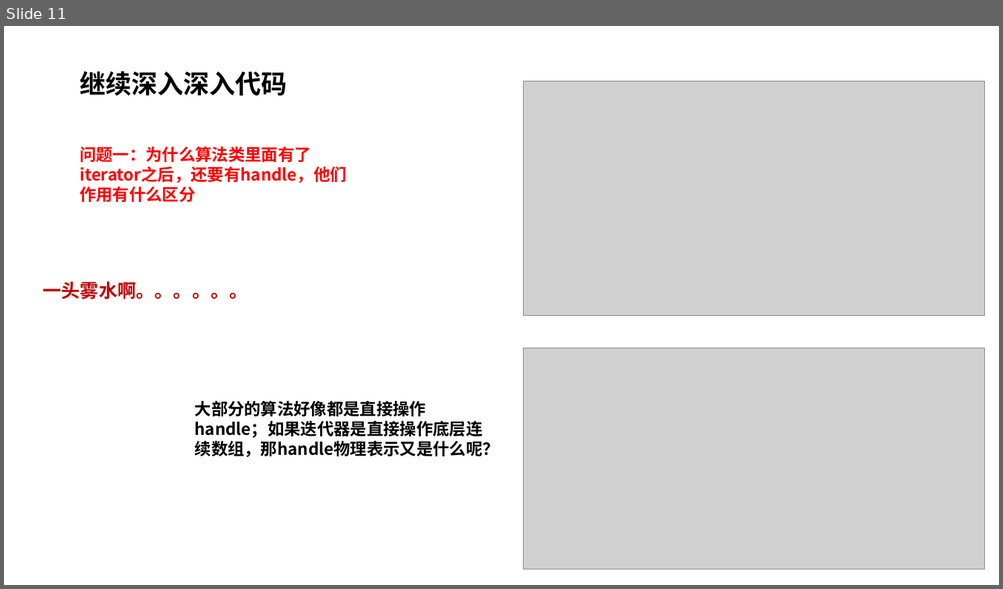
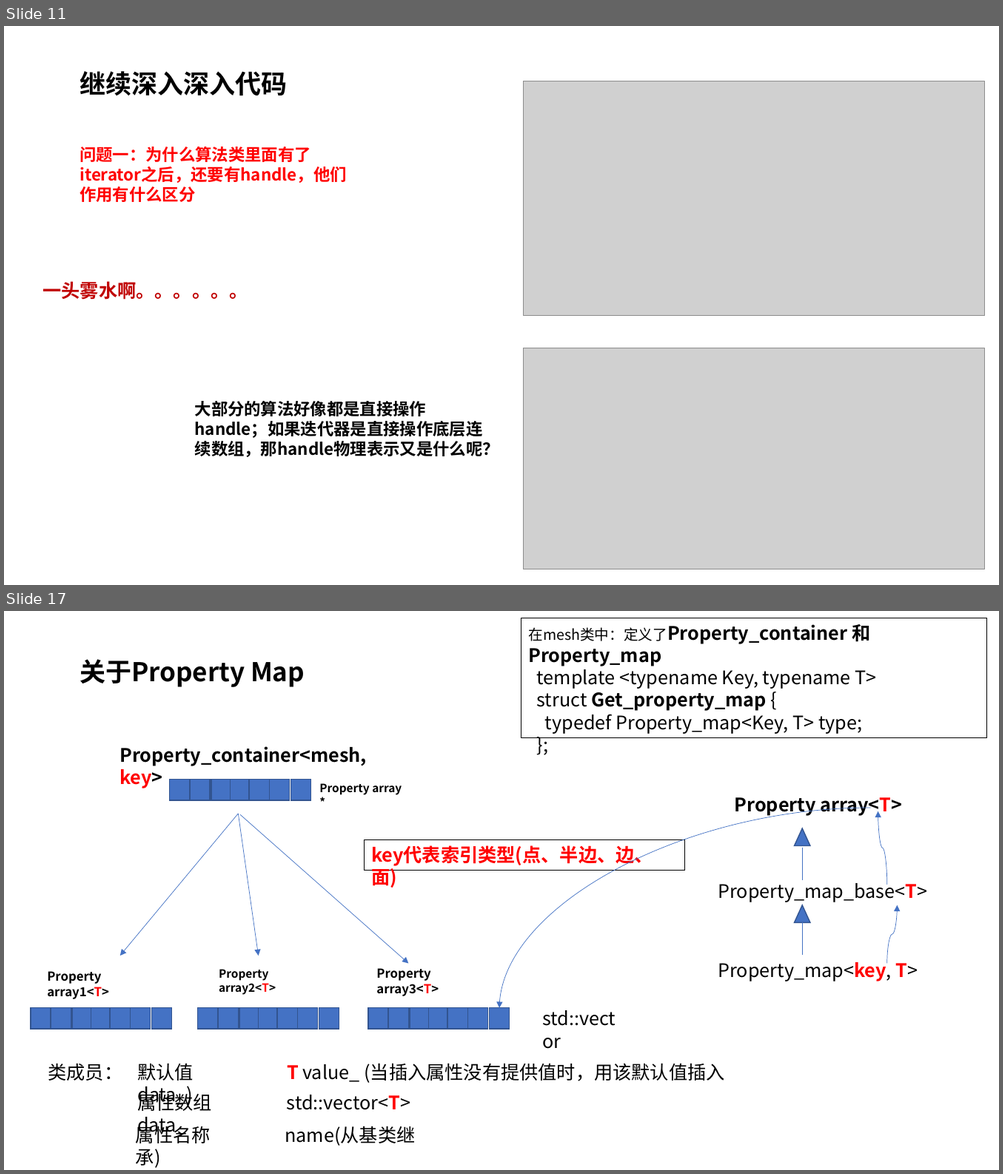
Before and after one commit to pczpcz/GAME102Learning, a slide deck: note/01 geometry algorithm/CGAL.pptx. Shown one above the other, each under a label of ours: slide 11 before the commit, slides 11 and 17 after it; the slides between them are not shown. The pictures are 1003x589 and 1003x1174 pixels, drawn with LibreOffice and Linux fonts; fonts in the diff are those of the drawing; grey boxes stand for pictures. Boxes give left, top, right and bottom in pixels: in the first picture for what was removed or moved away, otherwise in the second. Text is boxed around its words. In the diff, an @@ line names an element or a change of style, - is before the commit and + after.

```diff
--- a/note/01 geometry algorithm/CGAL.pptx
+++ b/note/01 geometry algorithm/CGAL.pptx
@@ slide 17 added at (4, 611, 999, 1170), background #FFFFFF @@
@@ rectangle added at (521, 618, 987, 738), outline #000000 0.75 pt, 18 pt, text #000000 @@
+在mesh类中：定义了Property_container 和 Property_map
+template <typename Key, typename T>
+struct Get_property_map {
+typedef Property_map<Key, T> type;
+};
@@ title added at (79, 659, 304, 687), 25 pt, text #000000, bold @@
+关于Property Map
@@ group added at (31, 746, 927, 1146): 29 rectangles, 13 texts, 3 arrows, 3 curved arrows, 2 triangles, 2 lines @@
+Property_container<mesh, key>
+Property array *
+Property array1<T>
+Property array2<T>
+Property array3<T>
+类成员：
+std::vector
+默认值 T value_ (当插入属性没有提供值时，用该默认值插入data_)
+属性数组 std::vector<T> data_
+属性名称 name(从基类继承)
+key代表索引类型(点、半边、边、面)
+Property_map<key, T>
+Property_map_base<T>
+Property array<T>
```
Also in this commit, not shown: 1 slide changed, 26 other slides added, 2 other files.
